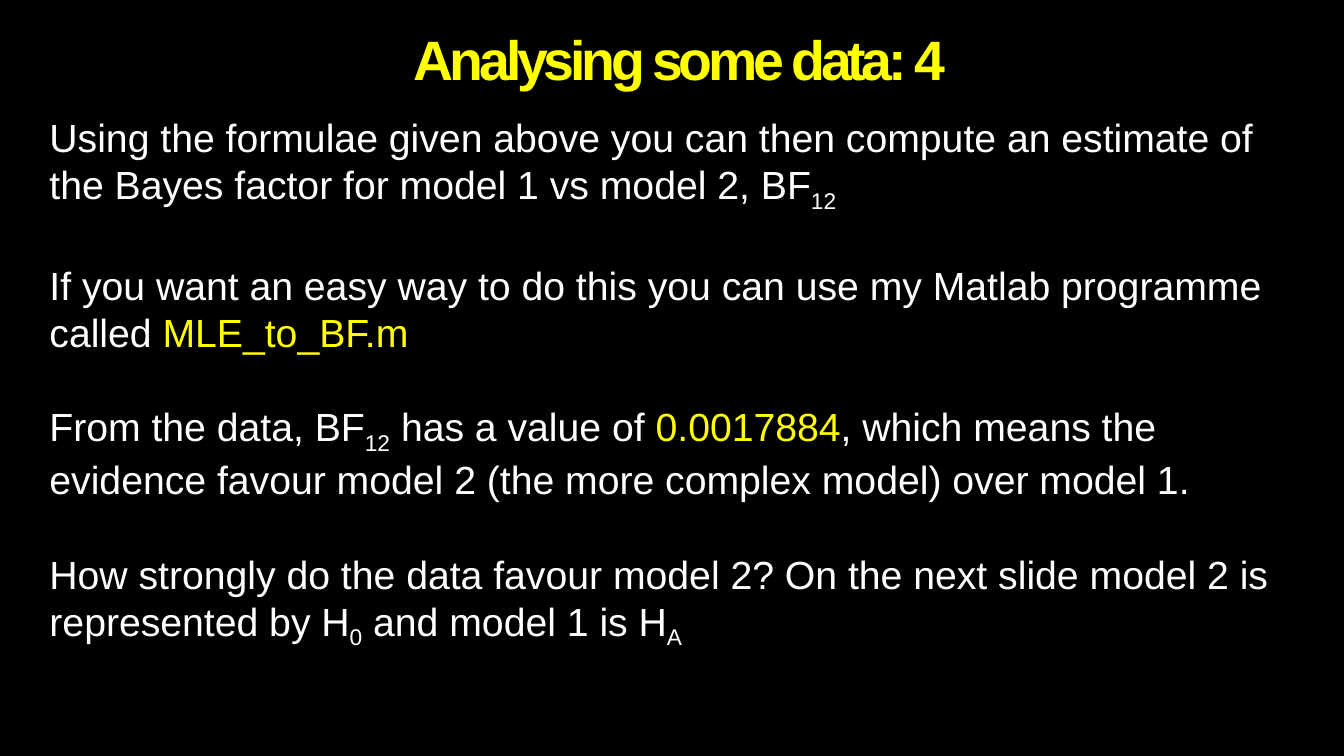
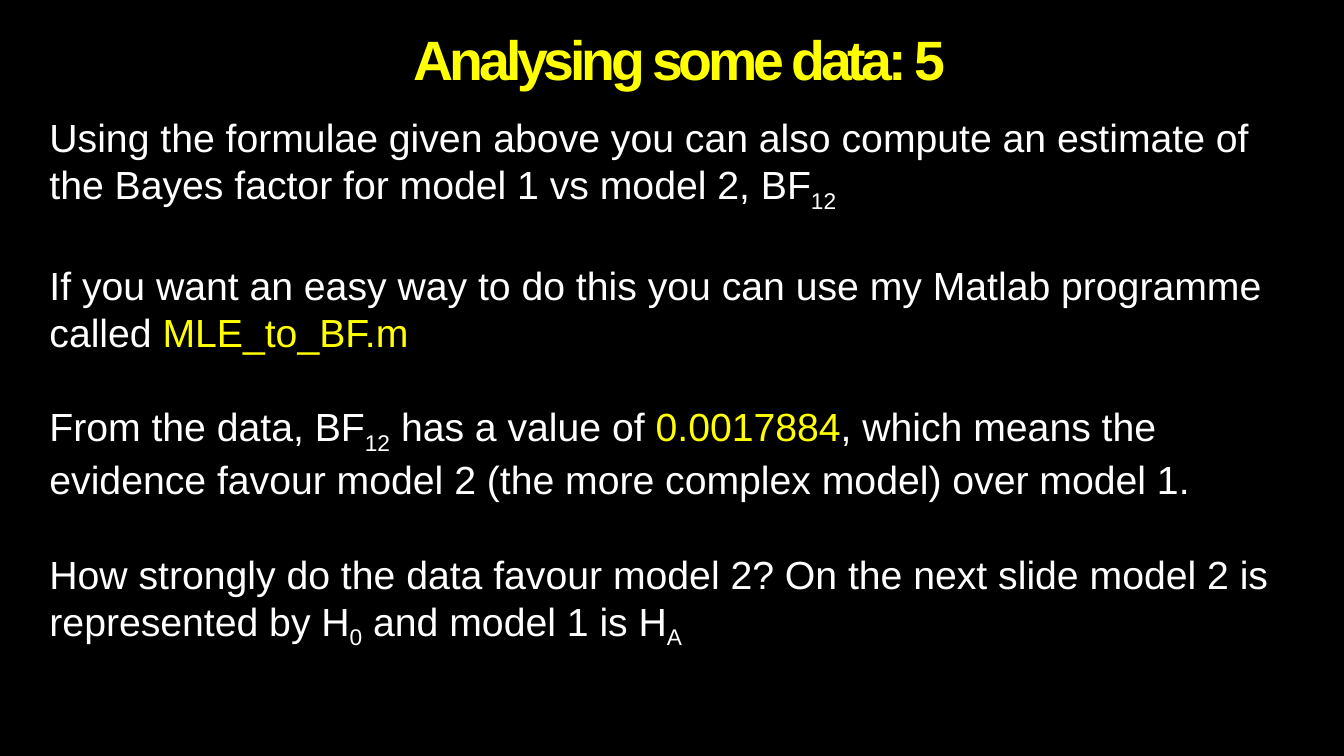
Before and after one commit to Alan-Pickering/Bayesian-data-analysis-teaching, a slide deck: slide 16 of Bayesian Data Analysis Part 2.pptx (slide 14 before the commit). Drawn at 1344x756 pixels with LibreOffice and Linux fonts; fonts in the diff are those of the drawing; background and template pictures are left out. Boxes give left, top, right and bottom in pixels: in the first picture for what was removed or moved away, otherwise in the second. Text is boxed around its words. In the diff, an @@ line names an element or a change of style, - is before the commit and + after.

```diff
--- a/Bayesian Data Analysis Part 2.pptx
+++ b/Bayesian Data Analysis Part 2.pptx
@@ title at (414, 39, 945, 90): text changed @@
-Analysing some data: 4
+Analysing some data: 5
@@ text at (49, 123, 1249, 207): text changed @@
-Using the formulae given above you can then compute an estimate of the Bayes factor for model 1 vs model 2, BF12
+Using the formulae given above you can also compute an estimate of the Bayes factor for model 1 vs model 2, BF12
```
Also in this commit, not shown: 8 other slides changed, 2 slides added.
